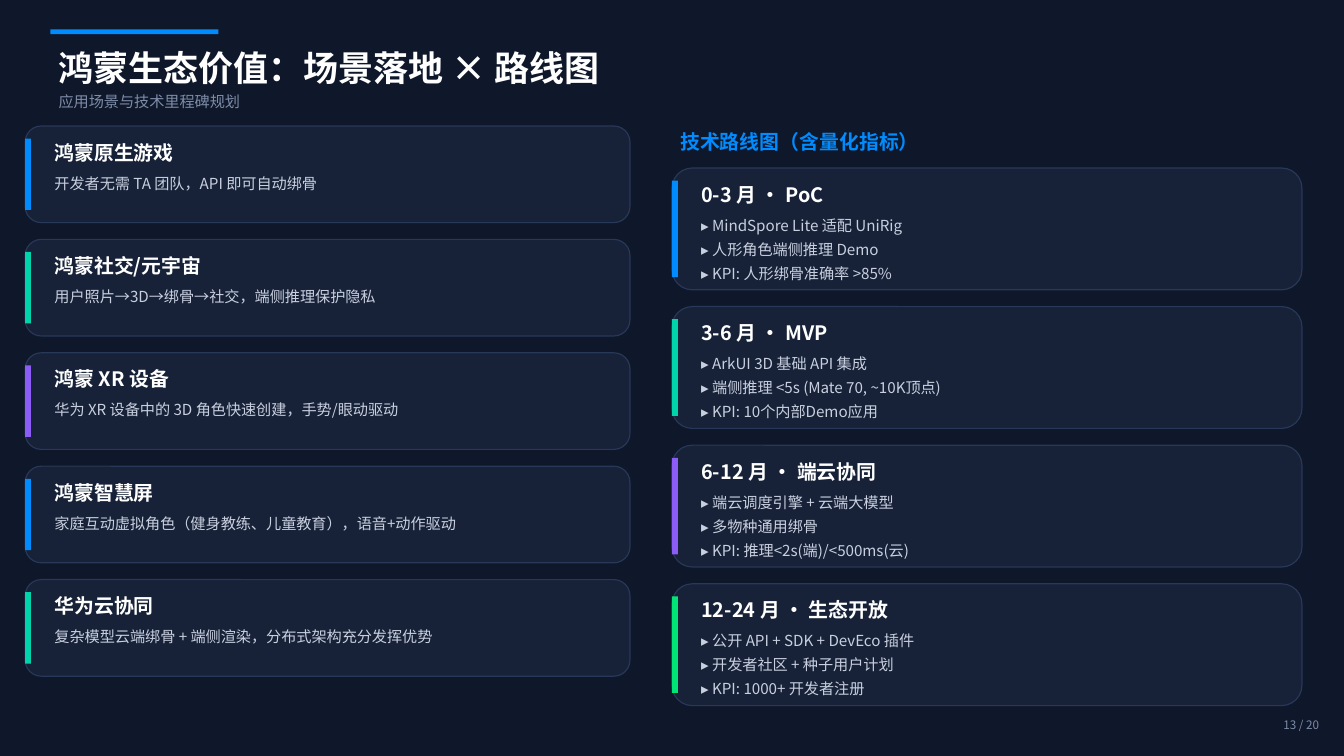
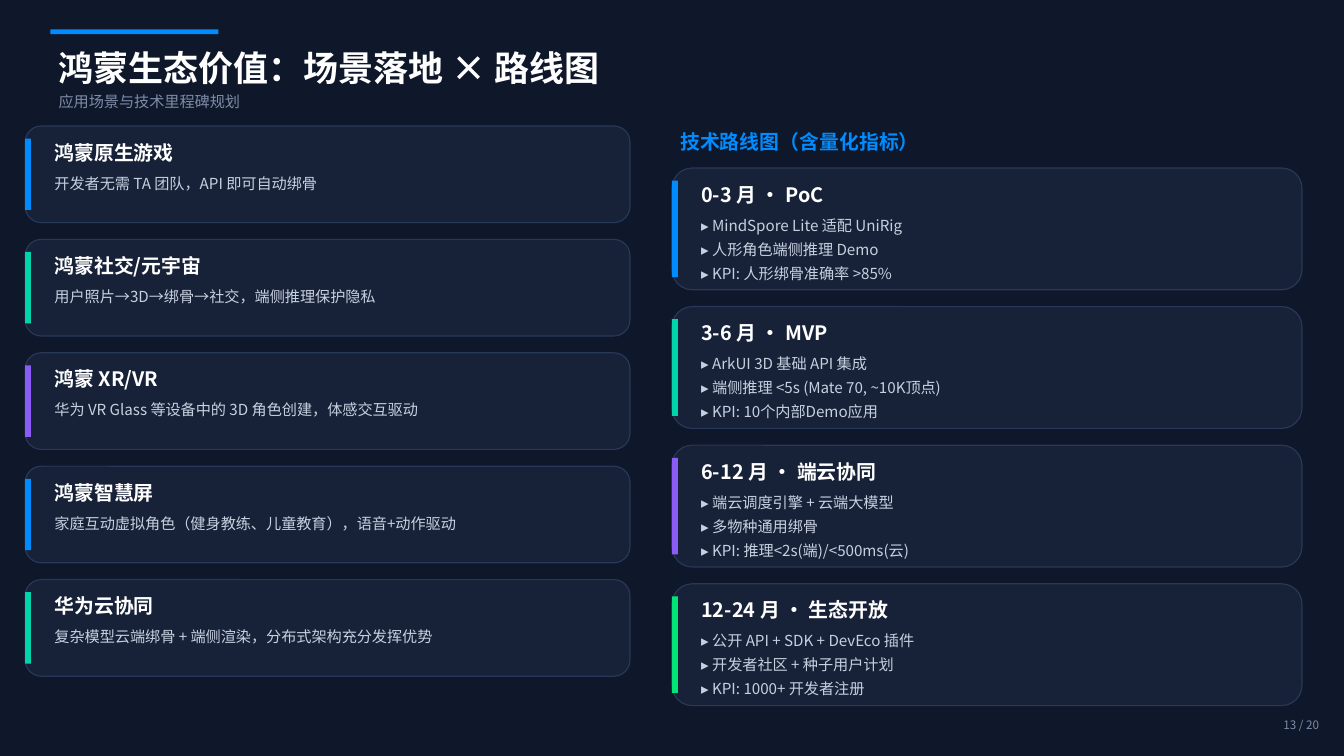
Before and after one commit to xhyha/insight, a slide deck: slide 13 of neural_autoskinning_insight_2026.pptx. Drawn at 1344x756 pixels with LibreOffice and Linux fonts; fonts in the diff are those of the drawing. Boxes give left, top, right and bottom in pixels: in the first picture for what was removed or moved away, otherwise in the second. Text is boxed around its words. In the diff, an @@ line names an element or a change of style, - is before the commit and + after.

```diff
--- a/neural_autoskinning_insight_2026.pptx
+++ b/neural_autoskinning_insight_2026.pptx
@@ text at (54,369,159,390): text changed @@
-鸿蒙 XR 设备
+鸿蒙 XR/VR
@@ text at (54,402,418,417): text changed @@
-华为 XR 设备中的 3D 角色快速创建，手势/眼动驱动
+华为 VR Glass 等设备中的 3D 角色创建，体感交互驱动
```
Also in this commit, not shown: 10 other slides changed.
